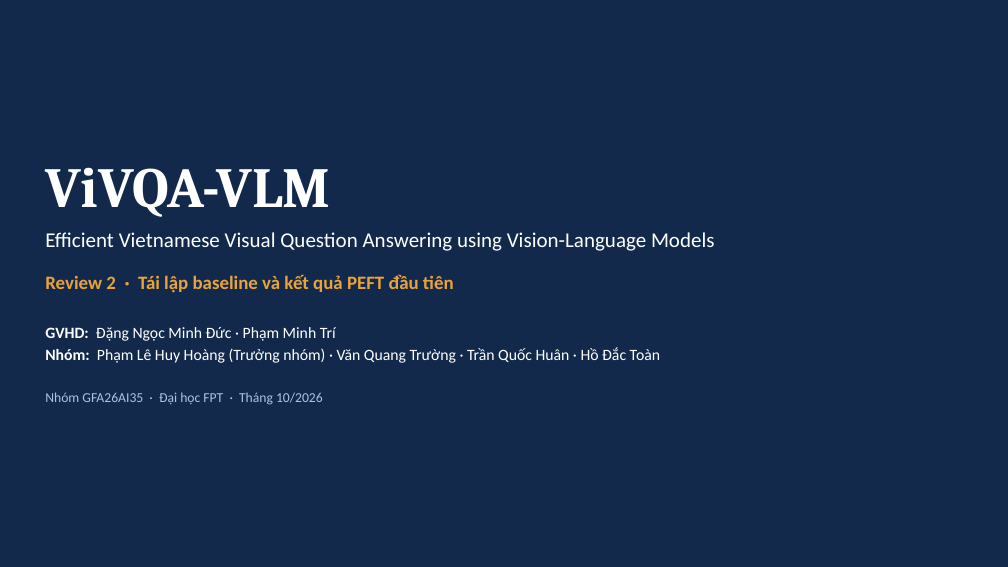
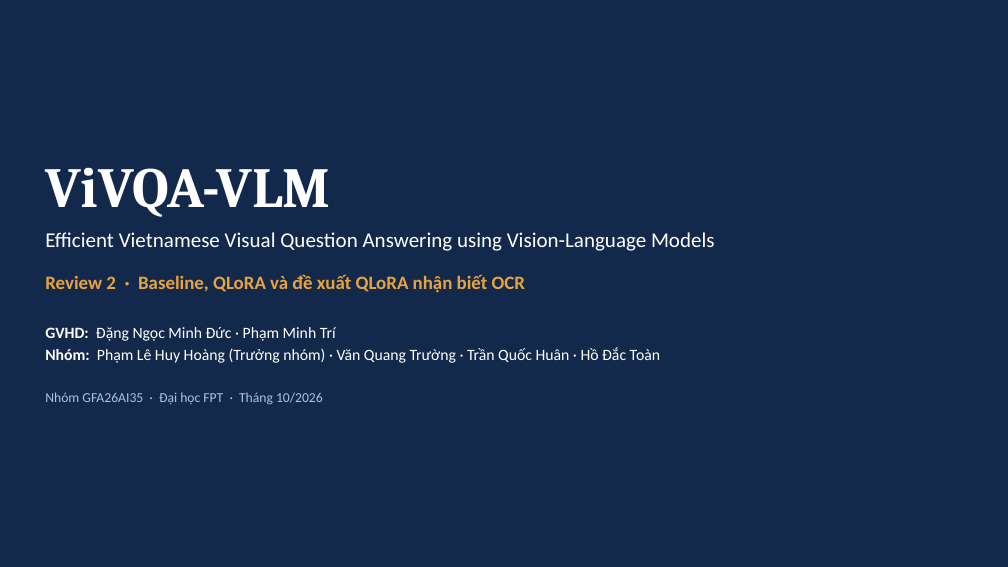
Before and after one commit to PLHGNAOH/ViVQA-VLM, a slide deck: slide 1 of docs/W07/ViVQA-VLM_Review2_TV.pptx. Drawn at 1008x567 pixels with LibreOffice and Linux fonts; fonts in the diff are those of the drawing. Boxes give left, top, right and bottom in pixels: in the first picture for what was removed or moved away, otherwise in the second. Text is boxed around its words. In the diff, an @@ line names an element or a change of style, - is before the commit and + after.

```diff
--- a/docs/W07/ViVQA-VLM_Review2_TV.pptx
+++ b/docs/W07/ViVQA-VLM_Review2_TV.pptx
@@ text at (45,274,525,293): text changed @@
-Review 2 · Tái lập baseline và kết quả PEFT đầu tiên
+Review 2 · Baseline, QLoRA và đề xuất QLoRA nhận biết OCR
```
Also in this commit, not shown: 9 other slides changed, 4 slides added, 5 other files.
